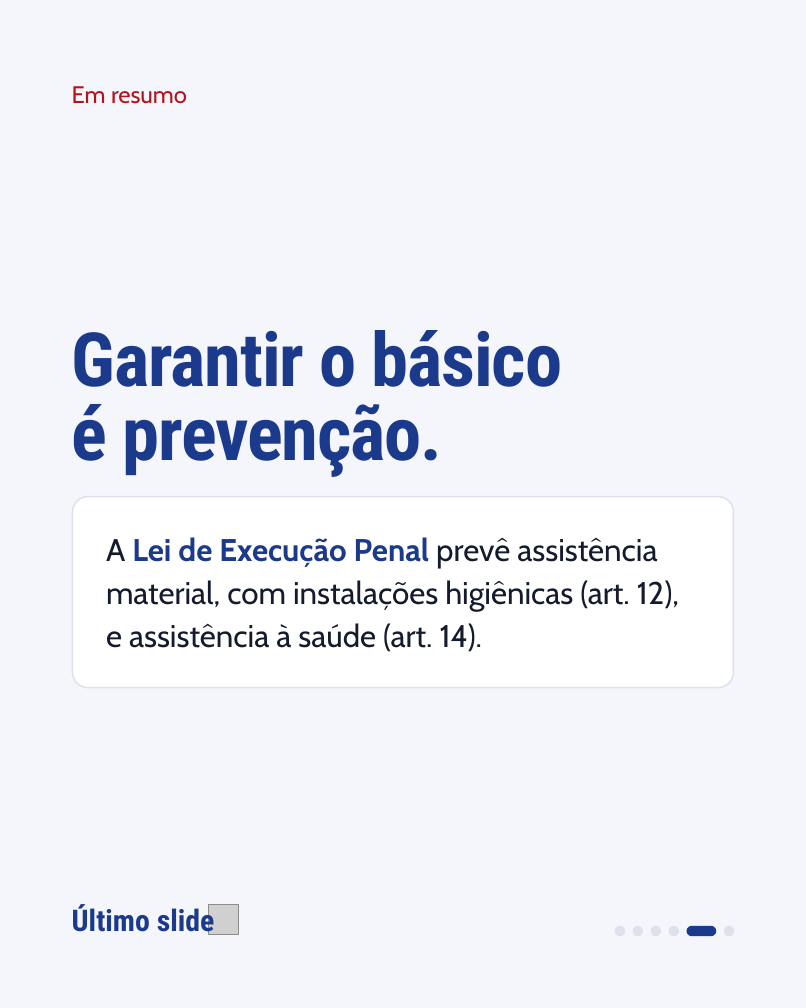
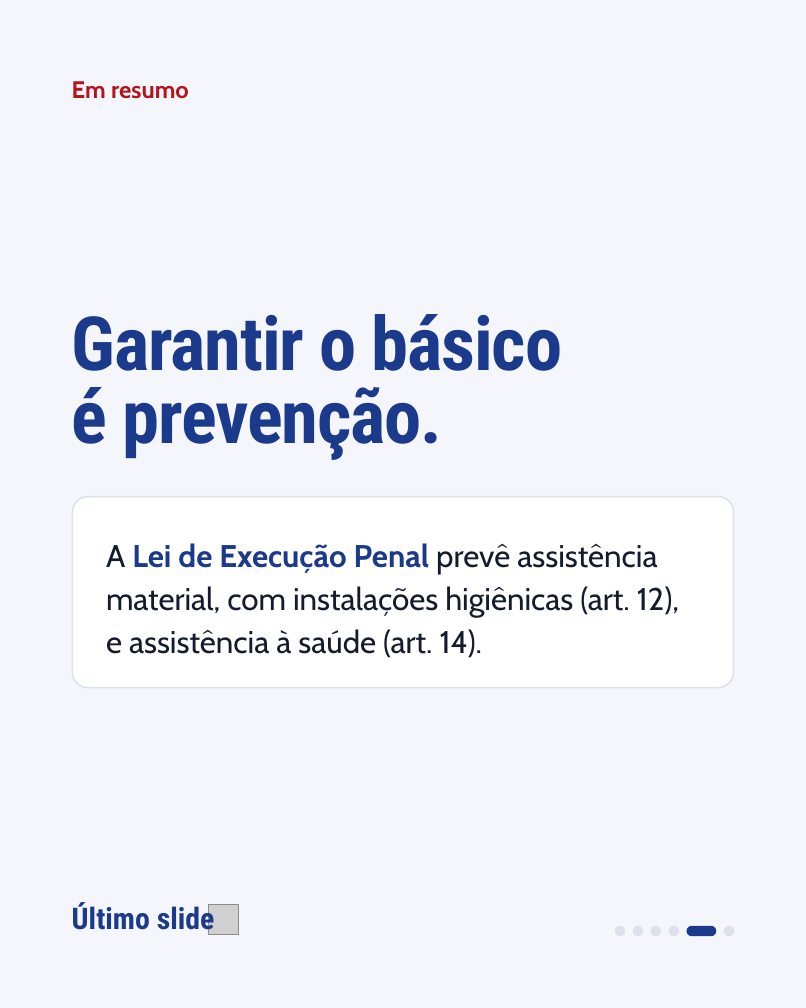
Before and after one commit to GabrielMedici/Efeito-Rebote, a slide deck: slide 5 of entregas/posts/site/kit/editavel/efeito-rebote-qua-14-10.pptx. Drawn at 806x1008 pixels with LibreOffice and Linux fonts; fonts in the diff are those of the drawing; grey boxes stand for pictures. Boxes give left, top, right and bottom in pixels: in the first picture for what was removed or moved away, otherwise in the second. Text is boxed around its words. In the diff, an @@ line names an element or a change of style, - is before the commit and + after.

```diff
--- a/entregas/posts/site/kit/editavel/efeito-rebote-qua-14-10.pptx
+++ b/entregas/posts/site/kit/editavel/efeito-rebote-qua-14-10.pptx
@@ text "Em resumo" at [72, 81, 189, 99]: bold on @@
@@ text "Garantir o básico é prevenção.": place and size @@
-text "Garantir o básico é prevenção." at [72, 330, 563, 477]
+text "Garantir o básico é prevenção." at [72, 314, 563, 460]
@@ text "A Lei de Execução Penal ...": place and size @@
-text "A Lei de Execução Penal ..." at [106, 537, 679, 652]
+text "A Lei de Execução Penal ..." at [106, 543, 679, 658]
```
Also in this commit, not shown: 5 other slides changed, 18 other files.
